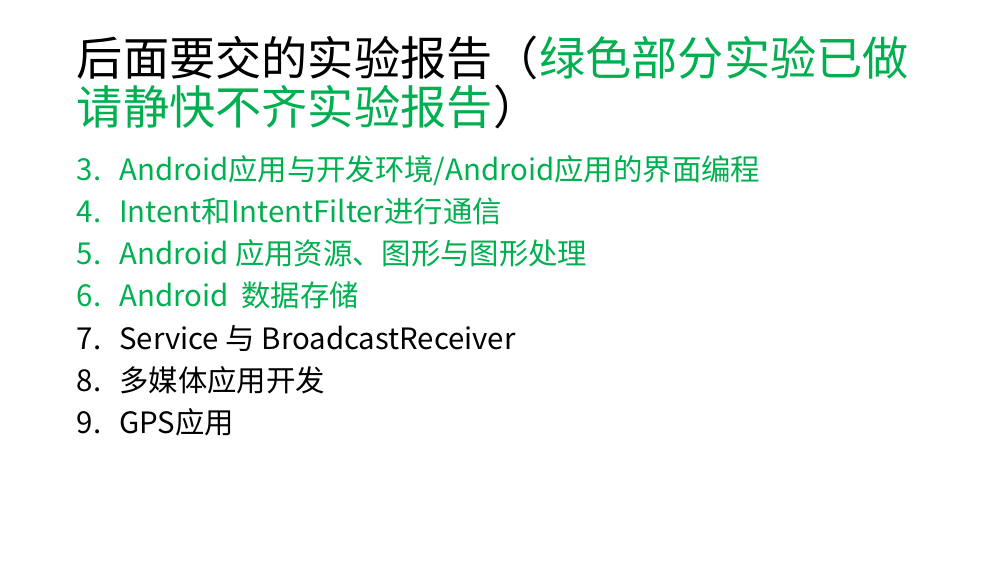
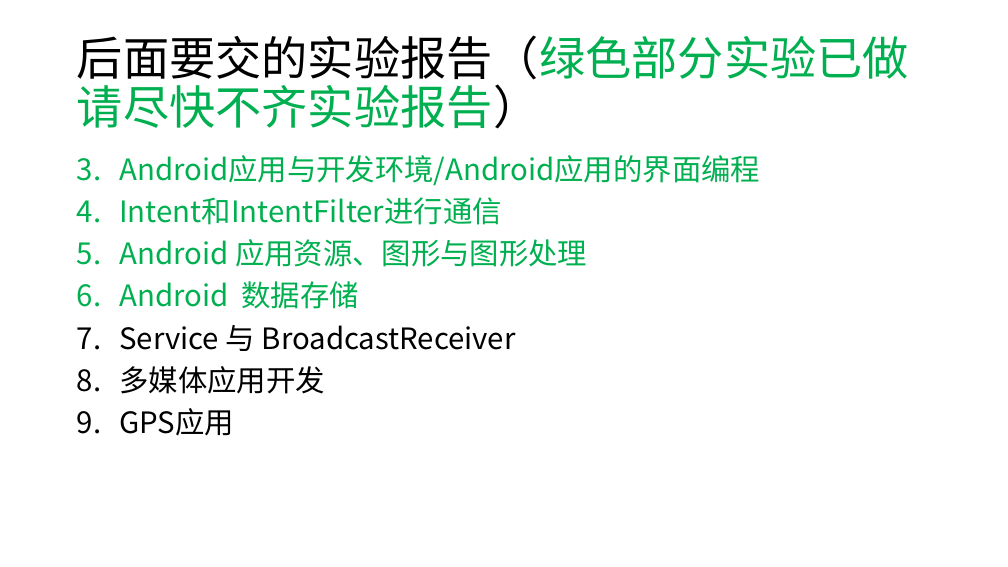
Before and after one commit to djuanbei/18Android1, a slide deck: slide 2 of homework/实验报告.pptx. Drawn at 1008x567 pixels with LibreOffice and Linux fonts; fonts in the diff are those of the drawing. Boxes give left, top, right and bottom in pixels: in the first picture for what was removed or moved away, otherwise in the second. Text is boxed around its words. In the diff, an @@ line names an element or a change of style, - is before the commit and + after.

Commit message:
ok

```diff
--- a/homework/实验报告.pptx
+++ b/homework/实验报告.pptx
@@ title at (77, 35, 909, 129): text changed @@
-后面要交的实验报告（绿色部分实验已做请静快不齐实验报告）
+后面要交的实验报告（绿色部分实验已做请尽快不齐实验报告）
```
